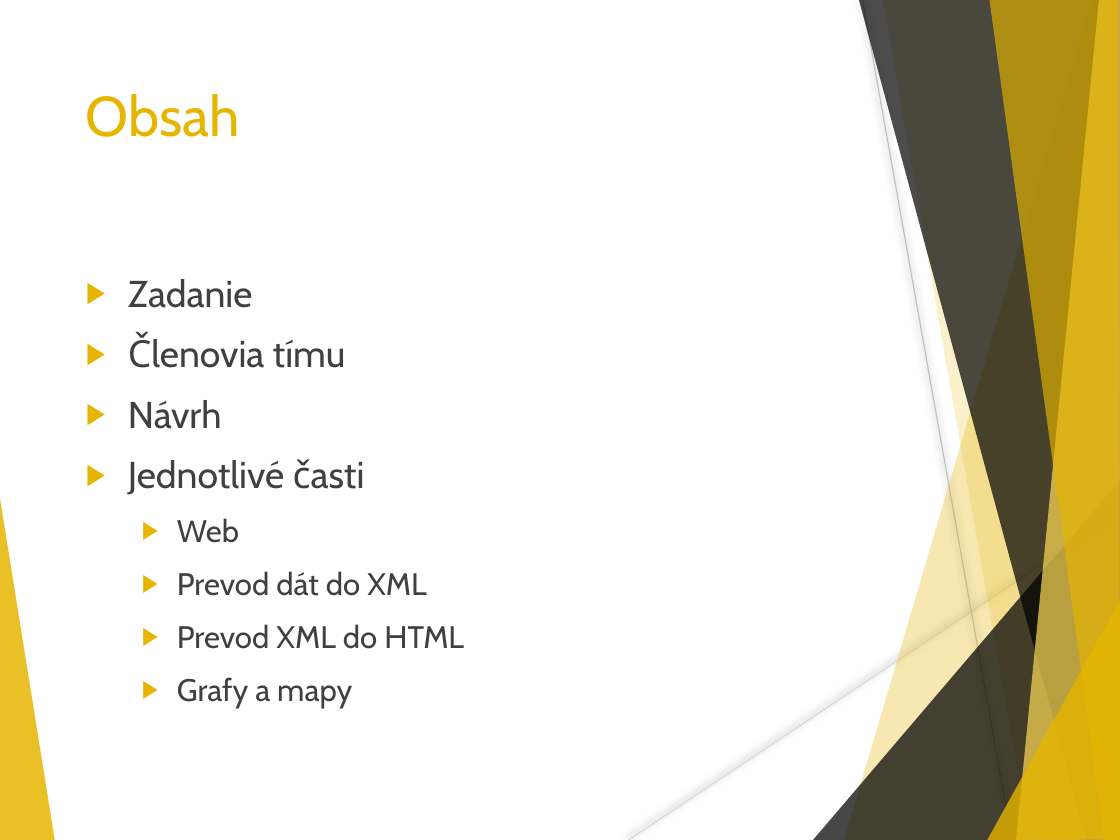
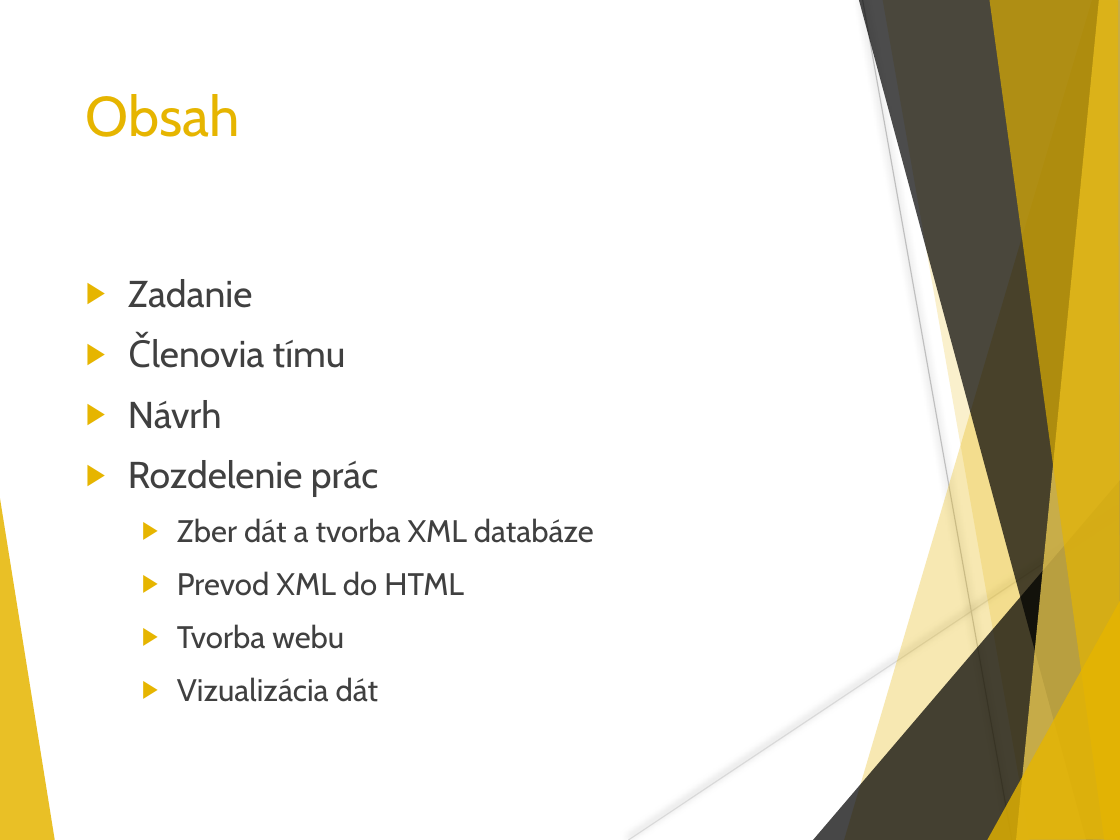
Before and after one commit to tborcin/Comparison-and-visualization-of-macroeconomic-data, a slide deck: slide 2 of PrezentaciaMC.pptx. Drawn at 1120x840 pixels with LibreOffice and Linux fonts; fonts in the diff are those of the drawing. Boxes give left, top, right and bottom in pixels: in the first picture for what was removed or moved away, otherwise in the second. Text is boxed around its words. In the diff, an @@ line names an element or a change of style, - is before the commit and + after.

```diff
--- a/PrezentaciaMC.pptx
+++ b/PrezentaciaMC.pptx
@@ text at (x1=128, y1=460, x2=594, y2=543): text changed @@
-▶ Jednotlivé časti
-  ▶ Web
-  ▶ Prevod dát do XML
+▶ Rozdelenie prác
+  ▶ Zber dát a tvorba XML databáze
@@ text at (x1=177, y1=624, x2=378, y2=702): text changed @@
-  ▶ Grafy a mapy
+  ▶ Tvorba webu
+  ▶ Vizualizácia dát
```
Also in this commit, not shown: 4 other slides changed, 7 slides added, 4 slides removed, 4 other files.
